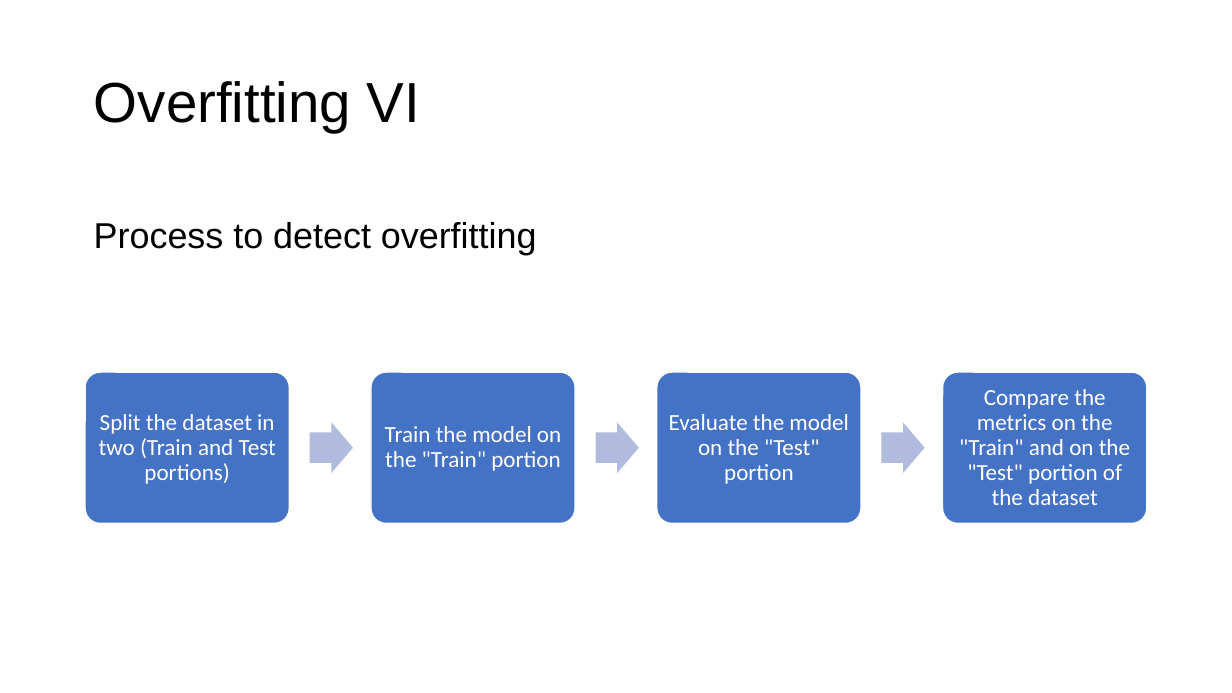
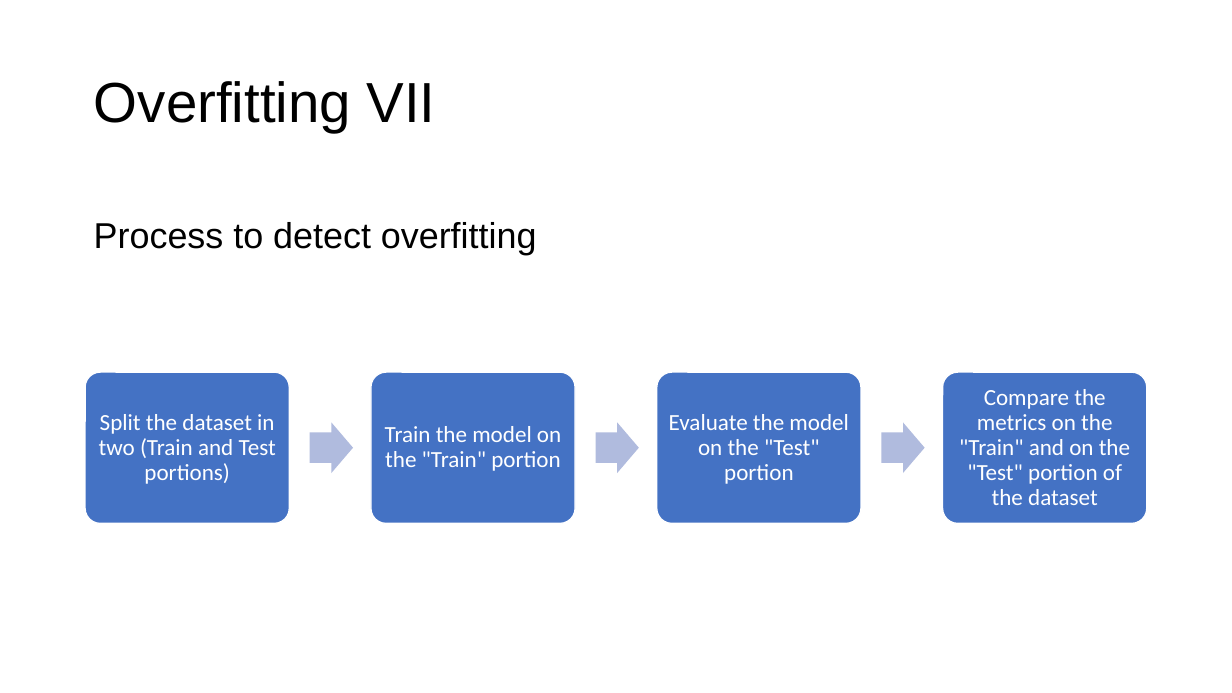
Before and after one commit to toelt-llc/MSCA-ITN-PARENT, a slide deck: slide 10 of DETERMINED2022/Introduction to model validation and unbalanced datasets/DETERMINED2022-toelt-Model_Validation_lecture_michelucci.pptx (slide 8 before the commit). Drawn at 1232x693 pixels with LibreOffice and Linux fonts; fonts in the diff are those of the drawing; background and template pictures are left out. Boxes give left, top, right and bottom in pixels: in the first picture for what was removed or moved away, otherwise in the second. Text is boxed around its words. In the diff, an @@ line names an element or a change of style, - is before the commit and + after.

```diff
--- a/DETERMINED2022/Introduction to model validation and unbalanced datasets/DETERMINED2022-toelt-Model_Validation_lecture_michelucci.pptx
+++ b/DETERMINED2022/Introduction to model validation and unbalanced datasets/DETERMINED2022-toelt-Model_Validation_lecture_michelucci.pptx
@@ title at (x1=94, y1=81, x2=436, y2=132): text changed @@
-Overfitting VI
+Overfitting VII
```
Also in this commit, not shown: 6 other slides changed, 7 slides added, 2 slides removed, 2 other files.
